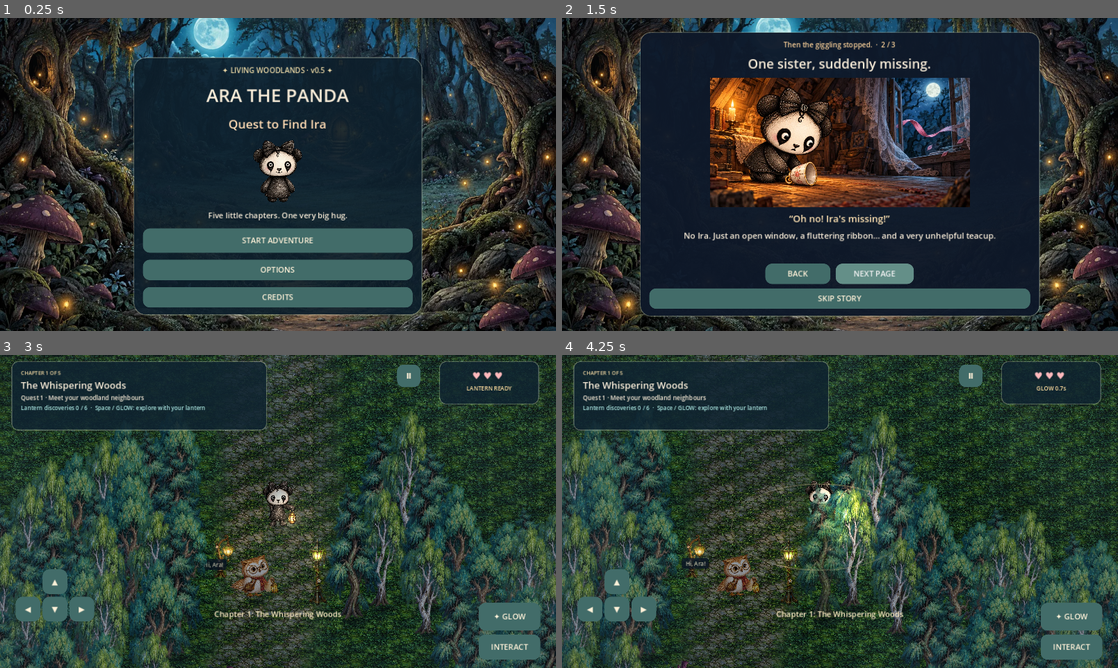
Above: before the commit, frames 1-4 (two rows, left to right).
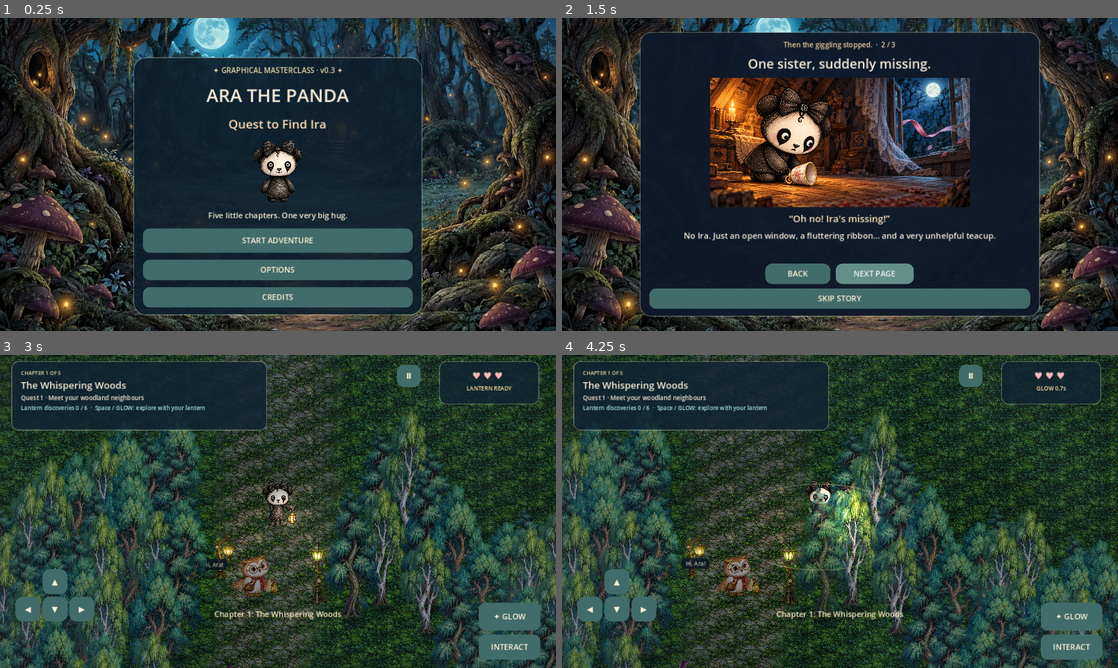
Above: after the commit, the same moments.

Repository: skhaze94-cloud/Ira-Panda-Adventure
Game: Godot game, scene res://scenes/main.tscn
The game is run twice, just before and just after one commit, with the same random seed, the same clock (stepped at 60 frames per second) and the same inputs.
Inputs (mouse positions are in pixels of both pictures, inside the frame that each line leads up to):
- Up to frame 1 (0.25 s): no input
- Up to frame 2 (1.5 s): click "START ADVENTURE" at 0.5 s; click "NEXT PAGE" at 1.25 s
- Up to frame 3 (3 s): click "NEXT PAGE" at 2 s; click "START CHAPTER" at 2.75 s
- Up to frame 4 (4.25 s): tap Enter at 3.5 s; move the mouse to (962, 495) at 3.52 s; hold D from 3.53 s (still down); tap E at 3.6 s; click (962, 495) at 3.67 s; tap Space at 3.77, 4.07 s

The runs differ from the first frame. In frame 1, 0.3% of the frame differs, in the area x 38-62%, y 15-18%; in frame 2, nothing differs; in frame 3, less than 0.1%; in frame 4, less than 0.1%.

Commit message:
Masterclass 3/3: finish native lighting, batch foliage and validate v0.3 release

Diff:
--- a/project.godot
+++ b/project.godot
@@ -2,7 +2,7 @@
 config_version=5
 
 [application]
-config/version="0.5.0"
+config/version="0.3.0"
 config/name="Ara the Panda: Quest to Find Ira"
 run/main_scene="res://scenes/main.tscn"
 config/features=PackedStringArray("4.3", "GL Compatibility")
--- a/scripts/atmosphere.gd
+++ b/scripts/atmosphere.gd
@@ -11,6 +11,8 @@
 var air: ShaderMaterial
 var motes: GPUParticles2D
 var overlay: CanvasLayer
+var finish: ColorRect
+var finish_material: ShaderMaterial
 
 func _ready() -> void:
 	ambient = CanvasModulate.new()
@@ -53,6 +55,7 @@
 	fog.material = air
 	overlay.add_child(fog)
 	motes = GPUParticles2D.new()
+	motes.texture = falloff
 	motes.amount = 40
 	motes.lifetime = 7.0
 	motes.preprocess = 7.0
@@ -65,8 +68,8 @@
 	motion.gravity = Vector3.ZERO
 	motion.initial_velocity_min = 3.0
 	motion.initial_velocity_max = 10.0
-	motion.scale_min = 1.0
-	motion.scale_max = 2.1
+	motion.scale_min = 0.009
+	motion.scale_max = 0.022
 	var fade := Gradient.new()
 	fade.offsets = PackedFloat32Array([0,0.2,0.75,1])
 	fade.colors = PackedColorArray([Color(1,1,1,0),Color(1,1,1,0.65),Color(1,1,1,0.45),Color(1,1,1,0)])
@@ -79,12 +82,26 @@
 	unlit.blend_mode = CanvasItemMaterial.BLEND_MODE_ADD
 	motes.material = unlit
 	overlay.add_child(motes)
+	var finish_layer := CanvasLayer.new()
+	finish_layer.layer = 2
+	add_child(finish_layer)
+	finish = ColorRect.new()
+	finish.mouse_filter = Control.MOUSE_FILTER_IGNORE
+	finish_material = ShaderMaterial.new()
+	finish_material.shader = load("res://shaders/storybook_finish.gdshader")
+	finish.material = finish_material
+	finish_layer.add_child(finish)
 
 func _process(_dt: float) -> void:
 	var active: bool = game.state in ["play","dialog","win"]
 	ambient.color = AMBIENT[game.level_index] if active else Color.WHITE
 	fog.visible = active
 	fog.size = game.size
+	finish.size = game.size
+	finish.visible = active and game.graphics_quality > 0
+	finish_material.set_shader_parameter("quality",float(game.graphics_quality))
+	finish_material.set_shader_parameter("palette",game.COLORS[game.level_index])
+	air.set_shader_parameter("rays_amount",[0.025,0.04,0.055][game.graphics_quality])
 	air.set_shader_parameter("clock",0.0 if game.quieter_motion else game.elapsed)
 	air.set_shader_parameter("mist_tint",MIST[game.level_index])
 	air.set_shader_parameter("mist_amount",0.07 if game.level_index == 2 else 0.045)
--- a/scripts/main.gd
+++ b/scripts/main.gd
@@ -76,7 +76,7 @@
 	var menu_col := VBoxContainer.new()
 	menu_col.add_theme_constant_override("separation",16)
 	menu_card.add_child(menu_col)
-	_label(menu_col,"✦ LIVING WOODLANDS · v0.5 ✦",17,Color("#e8d6a4"))
+	_label(menu_col,"✦ GRAPHICAL MASTERCLASS · v0.3 ✦",17,Color("#e8d6a4"))
 	_label(menu_col,"ARA THE PANDA",42)
 	_label(menu_col,"Quest to Find Ira",28,Color("#fedbb3"))
 	var avatar := TextureRect.new()
--- a/scripts/render.gd
+++ b/scripts/render.gd
@@ -638,9 +638,10 @@
 				var angle := PI+float(i)*PI/6.0
 				_woodland_flower(at-Vector2(0,69)+Vector2(34,0).rotated(angle),Color("#e4b8c9") if i%2 else Color("#b8d5bc"),6)
 
-var flower_texture: ImageTexture
+var flower_textures: Dictionary = {}
 func _woodland_flower(at: Vector2, tint: Color, radius: float) -> void:
-	if flower_texture == null:
+	var key := tint.to_html()
+	if not flower_textures.has(key):
 		var image := Image.create(96,96,false,Image.FORMAT_RGBA8)
 		for y in range(96):
 			for x in range(96):
@@ -655,12 +656,14 @@
 					var shade := 0.89-v*0.12
 					var vein := (1.0-smoothstep(0.01,0.055,absf(v)))*smoothstep(0.08,0.2,local.x)*(1.0-smoothstep(0.65,0.88,local.x))
 					shade -= vein*0.16
-					result = Color(shade,shade,shade,alpha)
+					result = Color(shade*tint.r,shade*tint.g,shade*tint.b,alpha)
+				if q.length()<0.27:
+					result = Color("#b88b54")
+				if (q+Vector2(0,0.08)).length()<0.19:
+					result = Color("#fff0ba")
 				image.set_pixel(x,y,result)
-		flower_texture = ImageTexture.create_from_image(image)
-	draw_texture_rect(flower_texture,Rect2(at-Vector2.ONE*radius,Vector2.ONE*radius*2.0),false,tint)
-	_disc(at,radius*0.27,Color("#b88b54"))
-	_disc(at-Vector2(0,radius*0.08),radius*0.19,Color("#fff0ba"))
+		flower_textures[key] = ImageTexture.create_from_image(image)
+	draw_texture_rect(flower_textures[key],Rect2(at-Vector2.ONE*radius,Vector2.ONE*radius*2.0),false)
 
 func _draw_woodland_air() -> void:
 	var clock := 0.0 if quieter_motion else elapsed
--- a/shaders/moonlit_air.gdshader
+++ b/shaders/moonlit_air.gdshader
@@ -5,17 +5,23 @@
 uniform float mist_amount = 0.055;
 uniform float rays_amount = 0.045;
 uniform vec2 drift = vec2(0.0);
-float noise(vec2 p) {
-    return sin(p.x*3.3 + sin(p.y*2.1))*0.5+0.5;
+float noise(vec2 p) { return sin(p.x*3.3+sin(p.y*2.1))*0.5+0.5; }
+void fragment() {
+    vec2 p=UV+drift;
+    float veil=noise(vec2(p.x*4.0+clock*0.023,p.y*3.0-clock*0.011));
+    veil*=noise(vec2(p.x*7.0-clock*0.017,p.y*5.0));
+    float ray=0.0;
+    for(int i=0;i<3;i++) {
+        float origin=0.13+float(i)*0.36;
+        float axis=p.x+p.y*0.28-origin-sin(clock*0.06+float(i))*0.012;
+        float width=0.025+p.y*0.045;
+        ray+=exp(-axis*axis/(width*width))*0.65;
+    }
+    ray*=1.0-smoothstep(0.05,0.9,UV.y);
+    ray*=0.72+veil*0.28;
+    float edge=smoothstep(0.22,0.77,length((UV-0.5)*vec2(1.0,0.78)));
+    float alpha=veil*mist_amount+ray*rays_amount+edge*0.12;
+    vec3 tint=mix(mist_tint,vec3(0.018,0.029,0.055),edge*0.85);
+    tint=mix(tint,vec3(0.92,0.91,0.75),clamp(ray*0.35,0.0,0.3));
+    COLOR=vec4(tint,alpha);
 }
-void fragment() {
-    vec2 p = UV + drift;
-    float veil = noise(vec2(p.x*4.0+clock*0.023,p.y*3.0-clock*0.011));
-    veil *= noise(vec2(p.x*7.0-clock*0.017,p.y*5.0));
-    float ray = pow(0.5+0.5*sin((p.x+p.y*0.28)*34.0+clock*0.08),12.0);
-    ray *= (1.0-smoothstep(0.0,0.85,UV.y));
-    float edge = smoothstep(0.22,0.77,length((UV-0.5)*vec2(1.0,0.78)));
-    float alpha = veil*mist_amount + ray*rays_amount + edge*0.16;
-    vec3 tint = mix(mist_tint,vec3(0.018,0.029,0.055),edge*0.85);
-    COLOR = vec4(tint, alpha);
-}
--- /dev/null
+++ b/shaders/storybook_finish.gdshader
@@ -0,0 +1,22 @@
+shader_type canvas_item;
+render_mode unshaded;
+uniform sampler2D scene : hint_screen_texture, repeat_disable, filter_linear;
+uniform float quality = 1.0;
+uniform vec3 palette : source_color = vec3(1.0,0.91,0.78);
+void fragment() {
+    vec3 c=texture(scene,SCREEN_UV).rgb;
+    if(quality>1.5) {
+        vec2 p=SCREEN_PIXEL_SIZE*3.0;
+        vec3 blur=(texture(scene,SCREEN_UV+vec2(p.x,p.y)).rgb+
+                   texture(scene,SCREEN_UV+vec2(-p.x,p.y)).rgb+
+                   texture(scene,SCREEN_UV+vec2(p.x,-p.y)).rgb+
+                   texture(scene,SCREEN_UV-vec2(p.x,p.y)).rgb)*0.25;
+        c+=max(blur-vec3(0.68),vec3(0.0))*0.16;
+    }
+    float lum=dot(c,vec3(0.2126,0.7152,0.0722));
+    c=mix(vec3(lum),c,1.04);
+    c+=palette*pow(max(lum-0.35,0.0),2.0)*0.025;
+    float edge=smoothstep(0.33,0.80,length((UV-0.5)*vec2(1.0,0.78)));
+    c*=1.0-edge*0.055;
+    COLOR=vec4(clamp(c,vec3(0.0),vec3(1.0)),1.0);
+}
--- /dev/null
+++ b/tests/benchmarks/masterclass-balanced.json
@@ -0,0 +1,52 @@
+{
+  "engine": "4.3-stable (official)",
+  "quality": "1",
+  "size": "(1280, 720)",
+  "views": [
+    {
+      "chapter": 1,
+      "last_draw_cpu_ms": 1.687,
+      "mean_draw_calls": 304.166666666667,
+      "median_ms": 79.427,
+      "p95_ms": 97.525,
+      "texture_mib": 96.1231107711792,
+      "visible_trees": 113
+    },
+    {
+      "chapter": 2,
+      "last_draw_cpu_ms": 1.94,
+      "mean_draw_calls": 414,
+      "median_ms": 75.814,
+      "p95_ms": 136.497,
+      "texture_mib": 96.2064447402954,
+      "visible_trees": 108
+    },
+    {
+      "chapter": 3,
+      "last_draw_cpu_ms": 1.341,
+      "mean_draw_calls": 256,
+      "median_ms": 71.084,
+      "p95_ms": 88.254,
+      "texture_mib": 96.2533121109009,
+      "visible_trees": 80
+    },
+    {
+      "chapter": 4,
+      "last_draw_cpu_ms": 1.258,
+      "mean_draw_calls": 198.333333333333,
+      "median_ms": 70.262,
+      "p95_ms": 88.021,
+      "texture_mib": 96.3783121109009,
+      "visible_trees": 51
+    },
+    {
+      "chapter": 5,
+      "last_draw_cpu_ms": 1.45,
+      "mean_draw_calls": 155,
+      "median_ms": 60.231,
+      "p95_ms": 69.595,
+      "texture_mib": 96.5657815933228,
+      "visible_trees": 20
+    }
+  ]
+}
--- /dev/null
+++ b/tests/benchmarks/masterclass-base-balanced.json
@@ -0,0 +1,52 @@
+{
+  "engine": "4.3-stable (official)",
+  "quality": "1",
+  "size": "(1280, 720)",
+  "views": [
+    {
+      "chapter": 1,
+      "last_draw_cpu_ms": 3.999,
+      "mean_draw_calls": 292.5,
+      "median_ms": 115.233,
+      "p95_ms": 192.501,
+      "texture_mib": 91.4550676345825,
+      "visible_trees": 113
+    },
+    {
+      "chapter": 2,
+      "last_draw_cpu_ms": 2.547,
+      "mean_draw_calls": 365,
+      "median_ms": 314.098,
+      "p95_ms": 792.071,
+      "texture_mib": 91.5384016036987,
+      "visible_trees": 108
+    },
+    {
+      "chapter": 3,
+      "last_draw_cpu_ms": 2.388,
+      "mean_draw_calls": 258,
+      "median_ms": 175.771,
+      "p95_ms": 207.581,
+      "texture_mib": 91.5384016036987,
+      "visible_trees": 80
+    },
+    {
+      "chapter": 4,
+      "last_draw_cpu_ms": 1.141,
+      "mean_draw_calls": 186,
+      "median_ms": 79.691,
+      "p95_ms": 131.023,
+      "texture_mib": 91.6634016036987,
+      "visible_trees": 51
+    },
+    {
+      "chapter": 5,
+      "last_draw_cpu_ms": 1.317,
+      "mean_draw_calls": 132,
+      "median_ms": 54.176,
+      "p95_ms": 305.365,
+      "texture_mib": 91.6634016036987,
+      "visible_trees": 20
+    }
+  ]
+}
--- /dev/null
+++ b/tests/capture_masterclass.gd
@@ -0,0 +1,47 @@
+extends SceneTree
+func _initialize() -> void: call_deferred("run")
+func run() -> void:
+	var game: Control = load("res://scenes/main.tscn").instantiate()
+	root.add_child(game)
+	await process_frame
+	game.set_process(false)
+	game.music_enabled = false
+	game.menu_audio.stop()
+	game.game_audio.stop()
+	var directory := OS.get_environment("IRA_CAPTURE_DIR")
+	if directory.is_empty(): directory = "user://masterclass-captures"
+	DirAccess.make_dir_recursive_absolute(directory)
+	for quality in range(3):
+		game.set_graphics_quality(quality)
+		for chapter in range(5):
+			game.start_level(chapter)
+			game.bats.clear()
+			var x: float = [7.5,39.0,43.0,70.0,79.0][chapter]
+			game.player = Vector2(x,game._path_y(x))
+			game.camera = game.size*Vector2(0.5,0.55)-Vector2((game.player.x-game.player.y)*game.tile,(game.player.x+game.player.y)*game.tile*0.49)
+			game.elapsed = 3.5
+			game.pulse = 0.0
+			game.walk_dir = Vector2.ZERO
+			game.body_lean = 0.0
+			game.facing = 1
+			game.toast_seconds = 0.0
+			game.light_trails.shine()
+			game.light_trails.update(1.0)
+			game.ground_layer.sync()
+			game.queue_redraw()
+			for frame in range(3): await process_frame
+			await RenderingServer.frame_post_draw
+			root.get_texture().get_image().save_png(directory.path_join("quality-%d-chapter-%d.png" % [quality,chapter+1]))
+			game.facing = -1
+			game.body_lean = 0.045
+			game.walk_dir = Vector2.ONE.normalized()
+			game.foot_time = 0.7
+			game.pulse = game.GLOW_TIME*0.5
+			game.ground_layer.sync()
+			game.queue_redraw()
+			for frame in range(3): await process_frame
+			await RenderingServer.frame_post_draw
+			root.get_texture().get_image().save_png(directory.path_join("quality-%d-chapter-%d-left-glow.png" % [quality,chapter+1]))
+	game.queue_free()
+	await process_frame
+	quit()
--- /dev/null
+++ b/tests/masterclass.gd
@@ -0,0 +1,60 @@
+extends SceneTree
+var failures := 0
+func check(ok: bool, message: String) -> void:
+	if not ok:
+		failures += 1
+		push_error(message)
+func _initialize() -> void: call_deferred("run")
+func run() -> void:
+	var game: Control = load("res://scenes/main.tscn").instantiate()
+	root.add_child(game)
+	await process_frame
+	game.set_process(false)
+	game.music_enabled = false
+	game.menu_audio.stop()
+	game.game_audio.stop()
+	for chapter in range(5):
+		game.start_level(chapter)
+		for quality in range(3):
+			game.set_graphics_quality(quality)
+			game.atmosphere._process(0)
+			game.ground_layer.sync()
+			check(game.atmosphere.finish.visible==(quality>0),"Finish pass quality mismatch")
+			check(game.ground_layer.surface.get_shader_parameter("chapter")==chapter,"Terrain chapter mismatch")
+			check(is_equal_approx(game.ground_layer.surface.get_shader_parameter("water_center"),game._station().x+1.4),"Water misses authored crossing")
+		game.body_lean = 0.0
+		game.facing = 1
+		game.pulse = game.GLOW_TIME*0.5
+		var right: Vector2 = game._lantern_tip()-game._ara_root()
+		game.facing = -1
+		var left: Vector2 = game._lantern_tip()-game._ara_root()
+		check(right.distance_to(Vector2(-left.x,left.y))<0.001,"Mirrored lantern no longer follows sleeve")
+		var local := Vector2(14,-51)
+		var pivot: Vector2 = game._ara_root()+Vector2(0,-32)
+		var radius := (local-Vector2(0,-32)).length()
+		for lean in [-0.12,0.0,0.12]:
+			game.body_lean = lean
+			check(absf(game._ara_frame(local).distance_to(pivot)-radius)<0.001,"Shoulder separates from shared torso frame")
+		var plant: Dictionary = game.light_trails.plants[0]
+		game.player = plant.pos
+		game.light_trails.shine()
+		check(plant.awake and plant.bloom==0.0,"Bloom must begin closed")
+		game.light_trails.update(0.4)
+		check(is_equal_approx(plant.bloom,0.5),"Bloom transition duration changed")
+		game.state = "dialog"
+		game.light_trails.update(1.0)
+		check(is_equal_approx(plant.bloom,0.5),"Bloom animation advanced during dialogue")
+		game.state = "play"
+		game.quieter_motion = true
+		game.light_trails.update(0.01)
+		game.ground_layer.sync()
+		game.atmosphere._process(0)
+		check(plant.bloom==1.0,"Gentler Motion should show completed bloom")
+		check(game.ground_layer.surface.get_shader_parameter("clock")==0.0,"Gentler Motion water still animates")
+		check(game.atmosphere.air.get_shader_parameter("clock")==0.0,"Gentler Motion air still animates")
+		game.quieter_motion = false
+		print("MASTERCLASS CHECKED CHAPTER ",chapter+1)
+	game.queue_free()
+	await process_frame
+	print("MASTERCLASS FAILURES: ",failures)
+	quit(0 if failures==0 else 1)
Not shown, added: GRAPHICAL-MASTERCLASS.md
Not shown, changed: README-GODOT.md
Not shown, changed: README.md
